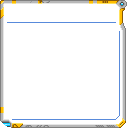
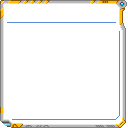
Two versions of the same layered image (w=128, h=128). Layer-by-layer changes:
painted on "Frame" over box(0, 0, 125, 127)
